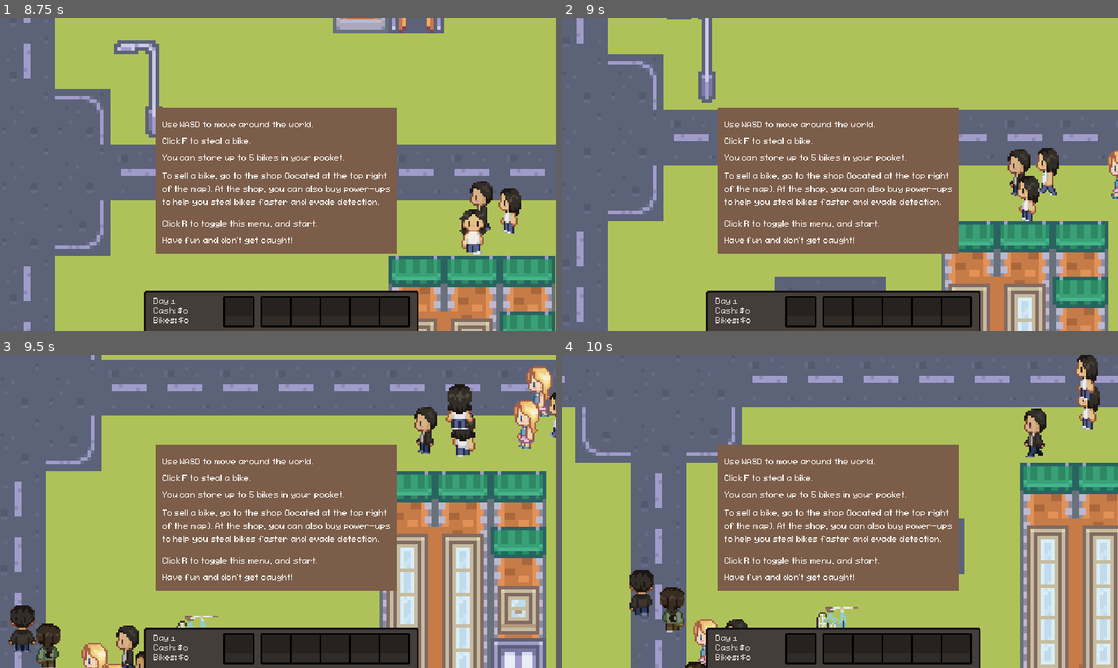
Above: before the commit, frames 1-4 (two rows, left to right).
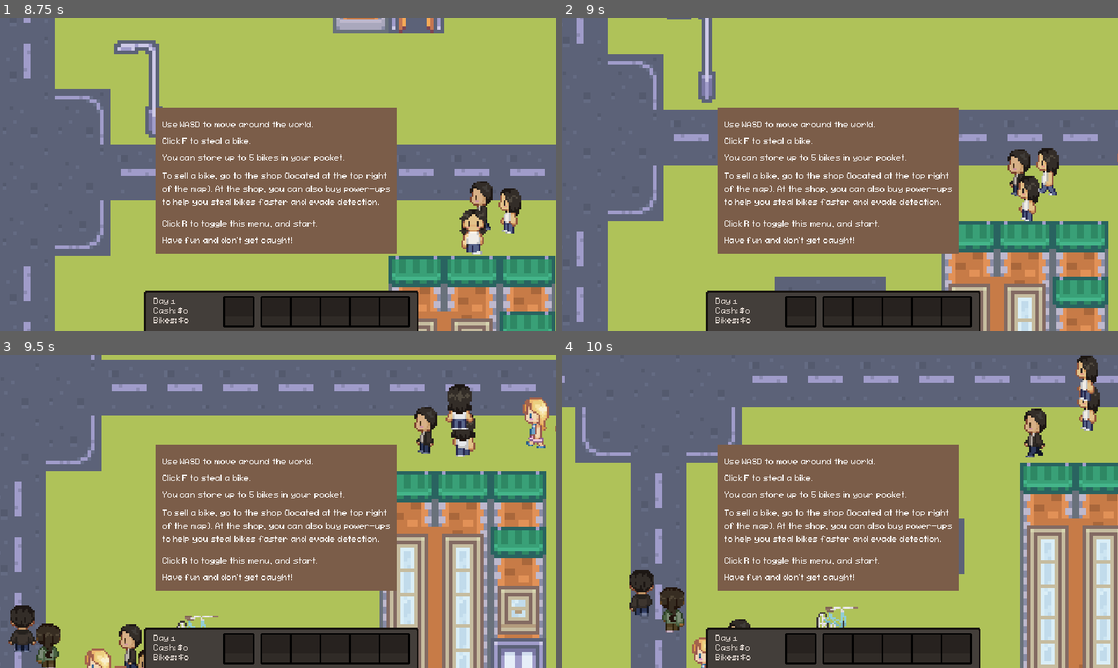
Above: after the commit, the same moments.

Repository: nithinsenthil/UCDBTS
Game: Godot game, scene res://Scenes/title.tscn
Same seed, same stepped clock (60 frames per second), same inputs: the game is played once before the commit and once after it.
Inputs (mouse positions are in pixels of both pictures, inside the frame that each line leads up to):
- Up to frame 1 (8.75 s): click (278, 177) at 0.5 s; tap F (Interact) every 0.75 s from 1.25 to 4.25 s; move the mouse to (400, 158) at 1.27 s; hold D (Right) 1.28-2.03 s; tap L (BikeMinigameEnd) at 1.35, 5.85 s; move the mouse to (166, 190) at 2.02 s; hold S (Down) 2.03-2.78 s; tap K (BikeMinigameStart) at 2.1, 6.6 s; move the mouse to (333, 105) at 2.77 s; hold D (Right) 2.78-3.53 s; tap P (CameraControlsOff) at 2.85, 7.35 s; move the mouse to (250, 237) at 3.52 s; hold W (Up) 3.53-4.28 s; tap O (CameraControlsOn) at 3.6, 8.1 s; move the mouse to (444, 221) at 4.27 s; hold F (Interact) 4.28-5.03 s; hold A (Left) 4.28-5.78 s; move the mouse to (111, 127) at 5.02 s; right-click (111, 127) at 5.1 s; move the mouse to (305, 174) at 5.77 s; hold S (Down) 5.78-6.53 s; move the mouse to (194, 96) at 6.52 s; hold D (Right) 6.53-7.28 s; move the mouse to (400, 158) at 7.27 s; hold W (Up) 7.28-8.03 s; move the mouse to (166, 190) at 8.02 s; hold D (Right) from 8.03 s (still down)
- Up to frame 2 (9 s): move the mouse to (895, 105) at 8.77 s; release D (Right) at 8.78 s; hold S (Down) from 8.78 s (still down); hold F (Interact) from 8.78 s (still down)
- Up to frame 3 (9.5 s): keep holding S (Down); keep holding F (Interact)
- Up to frame 4 (10 s): move the mouse to (812, 574) at 9.52 s; release S (Down) at 9.53 s; release F (Interact) at 9.53 s; hold A (Left) from 9.53 s (still down); right-click (812, 574) at 9.6 s

Frame 1 is identical in both runs. In frame 2, 0.2% of the frame differs, in the area x 98-100%, y 42-58%; in frame 3, 1.9%, in the area x 14-100%, y 3-100%; in frame 4, 0.6%.

Commit message:
Make bike nav radiuses much larger

Diff:
--- a/ucdbts/Scenes/bike.tscn
+++ b/ucdbts/Scenes/bike.tscn
@@ -177,7 +177,10 @@
 vframes = 4
 
 [node name="NavigationObstacle2D" type="NavigationObstacle2D" parent="."]
+radius = 36.0
 vertices = PackedVector2Array(-38, -1, 38, -1, 38, 20, -38, 20)
+affect_navigation_mesh = true
+carve_navigation_mesh = true
 avoidance_layers = 3
 
 [connection signal="body_entered" from="BikeHitbox" to="." method="_on_bike_hitbox_body_entered"]
